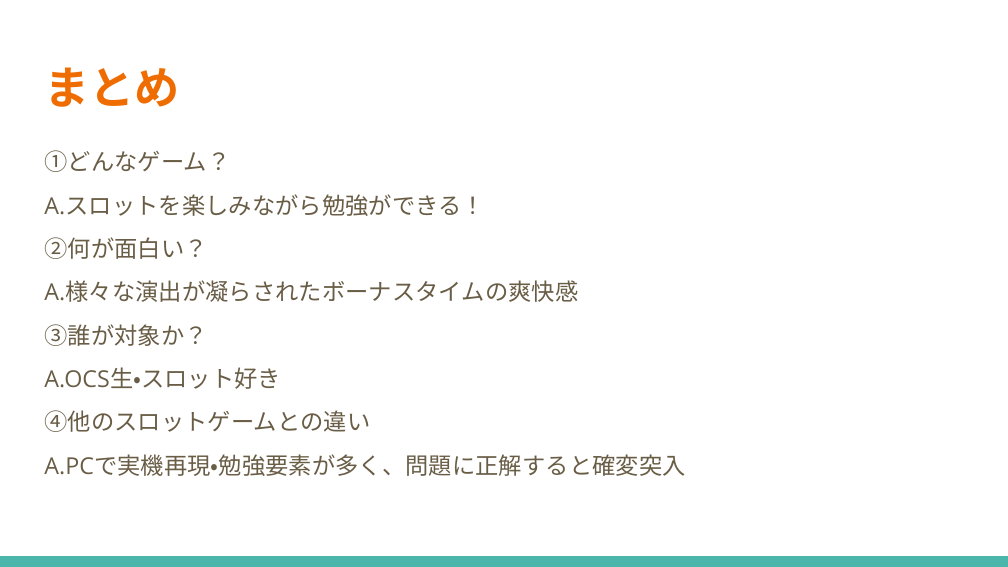
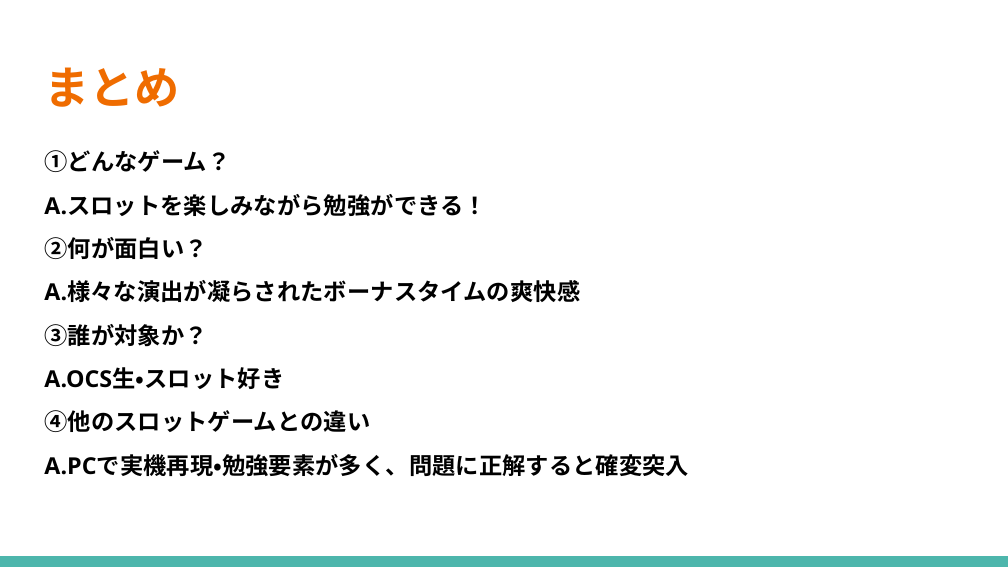
Before and after one commit to ocshasekoki/Treatiseresearch, a slide deck: slide 11 of 卒業研究企画書.pptx (slide 10 before the commit). Drawn at 1008x567 pixels with LibreOffice and Linux fonts; fonts in the diff are those of the drawing. Boxes give left, top, right and bottom in pixels: in the first picture for what was removed or moved away, otherwise in the second. Text is boxed around its words. In the diff, an @@ line names an element or a change of style, - is before the commit and + after.

```diff
--- a/卒業研究企画書.pptx
+++ b/卒業研究企画書.pptx
@@ text "①どんなゲーム？" at bbox=[44, 150, 689, 476]: text colour #695D46 to #000000, bold on @@
```
Also in this commit, not shown: 5 other slides changed, 2 slides added, 1 slide removed.
